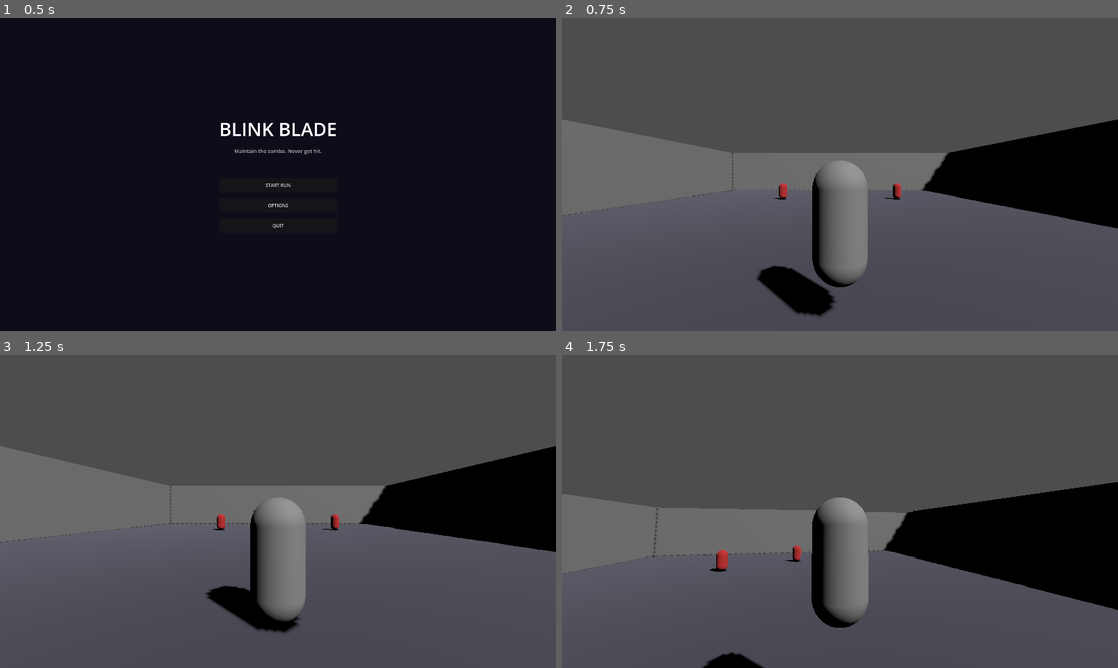
Above: before the commit, frames 1-4 (two rows, left to right).
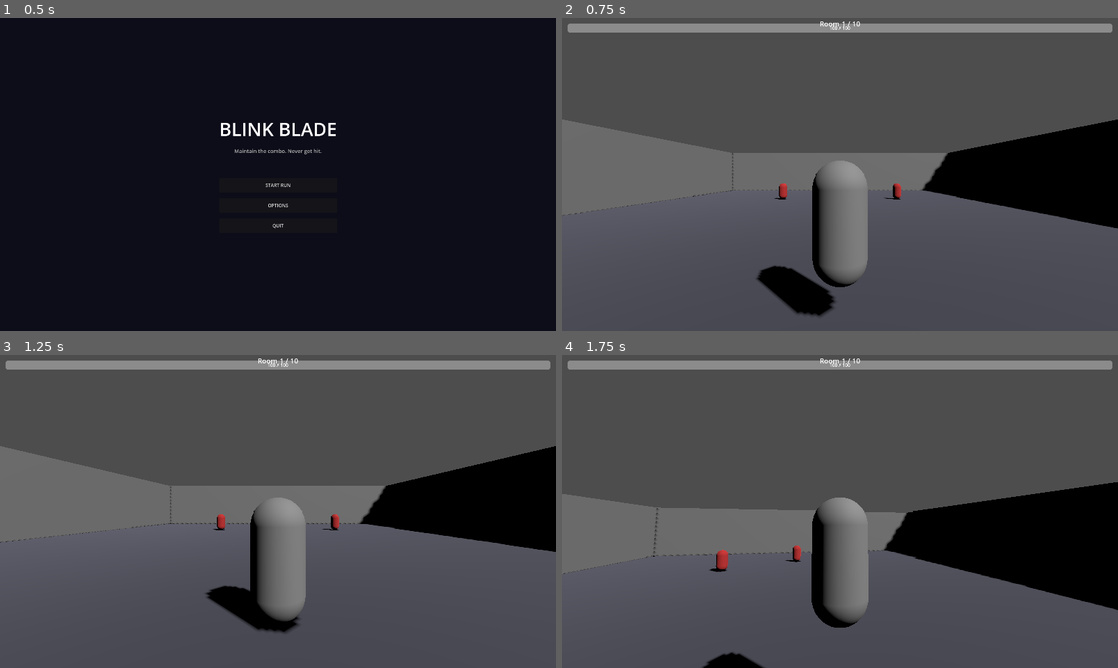
Above: after the commit, the same moments.

Repository: JingByTheDoor/Blink-blade
Game: Godot game, scene res://scenes/main/main_menu.tscn
Two runs of this game, one before a commit and one after it. Both use one fixed random seed, a clock stepped at 60 frames per second and the inputs below.
Inputs (mouse positions are in pixels of both pictures, inside the frame that each line leads up to):
- Up to frame 1 (0.5 s): no input
- Up to frame 2 (0.75 s): click "START RUN" at 0.5 s
- Up to frame 3 (1.25 s): no input
- Up to frame 4 (1.75 s): tap Enter at 1.25 s; move the mouse to (867, 511) at 1.27 s; hold W (move_forward) from 1.28 s (still down); right-click (867, 511) at 1.35 s; tap Space (jump) at 1.52 s

Frame 1 is identical in both runs. In frame 2, 2.8% of the frame differs, in the area x 1-99%, y 1-5%; in frame 3, 2.8%; in frame 4, 2.8%.

Commit message:
Add UI setup for HUD, Pause Menu, and Upgrade Screen in combat room

Diff:
--- a/scenes/rooms/combat_room.gd
+++ b/scenes/rooms/combat_room.gd
@@ -14,8 +14,14 @@
 
 var player_instance: Node3D = null
 var room_active: bool = false
+var hud_instance: CanvasLayer = null
+var pause_menu_instance: CanvasLayer = null
+var upgrade_screen_instance: Control = null
 
 const PLAYER_SCENE = preload("res://scenes/player/player.tscn")
+const HUD_SCENE = preload("res://scenes/ui/hud.tscn")
+const PAUSE_MENU_SCENE = preload("res://scenes/ui/pause_menu.tscn")
+const UPGRADE_SCREEN_SCENE = preload("res://scenes/ui/upgrade_screen.tscn")
 
 
 func _ready() -> void:
@@ -23,6 +29,7 @@
 		game_manager.all_enemies_defeated.connect(_on_all_enemies_defeated)
 
 	_spawn_player()
+	_setup_ui()
 
 	if auto_start:
 		start_room()
@@ -36,6 +43,20 @@
 		player_instance.global_position = player_spawn.global_position
 	else:
 		player_instance.global_position = Vector3(0, 1, 0)
+
+
+func _setup_ui() -> void:
+	# Add HUD
+	hud_instance = HUD_SCENE.instantiate()
+	add_child(hud_instance)
+
+	# Add Pause Menu
+	pause_menu_instance = PAUSE_MENU_SCENE.instantiate()
+	add_child(pause_menu_instance)
+
+	# Add Upgrade Screen
+	upgrade_screen_instance = UPGRADE_SCREEN_SCENE.instantiate()
+	add_child(upgrade_screen_instance)
 
 
 func start_room() -> void:
